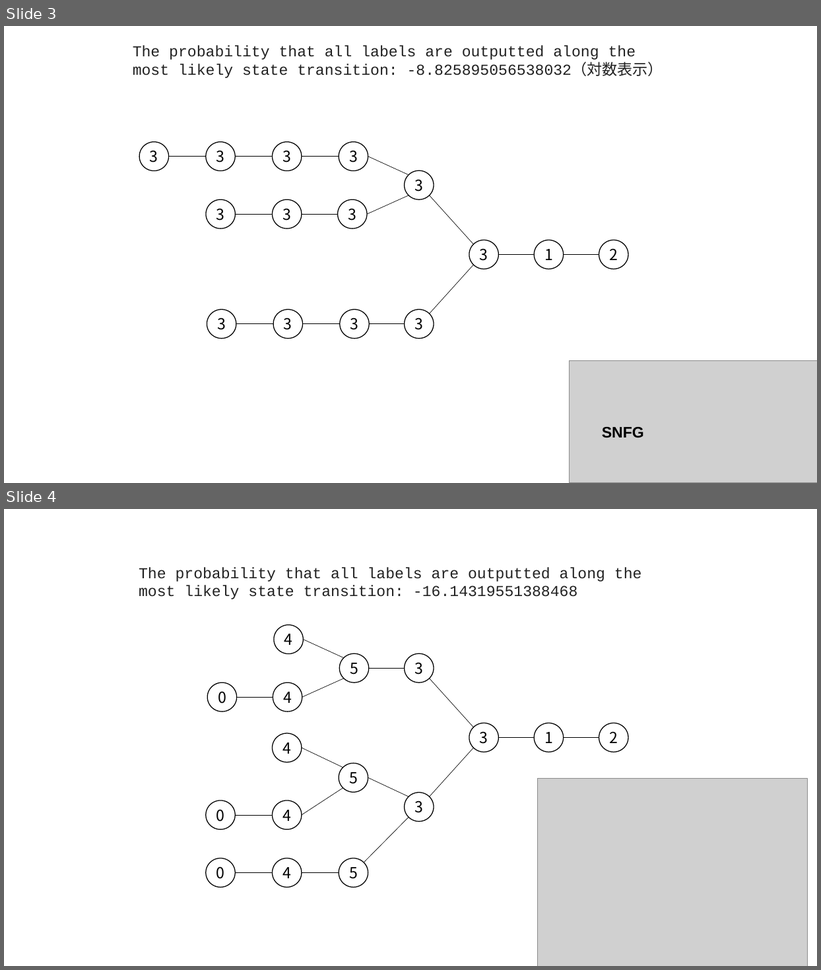
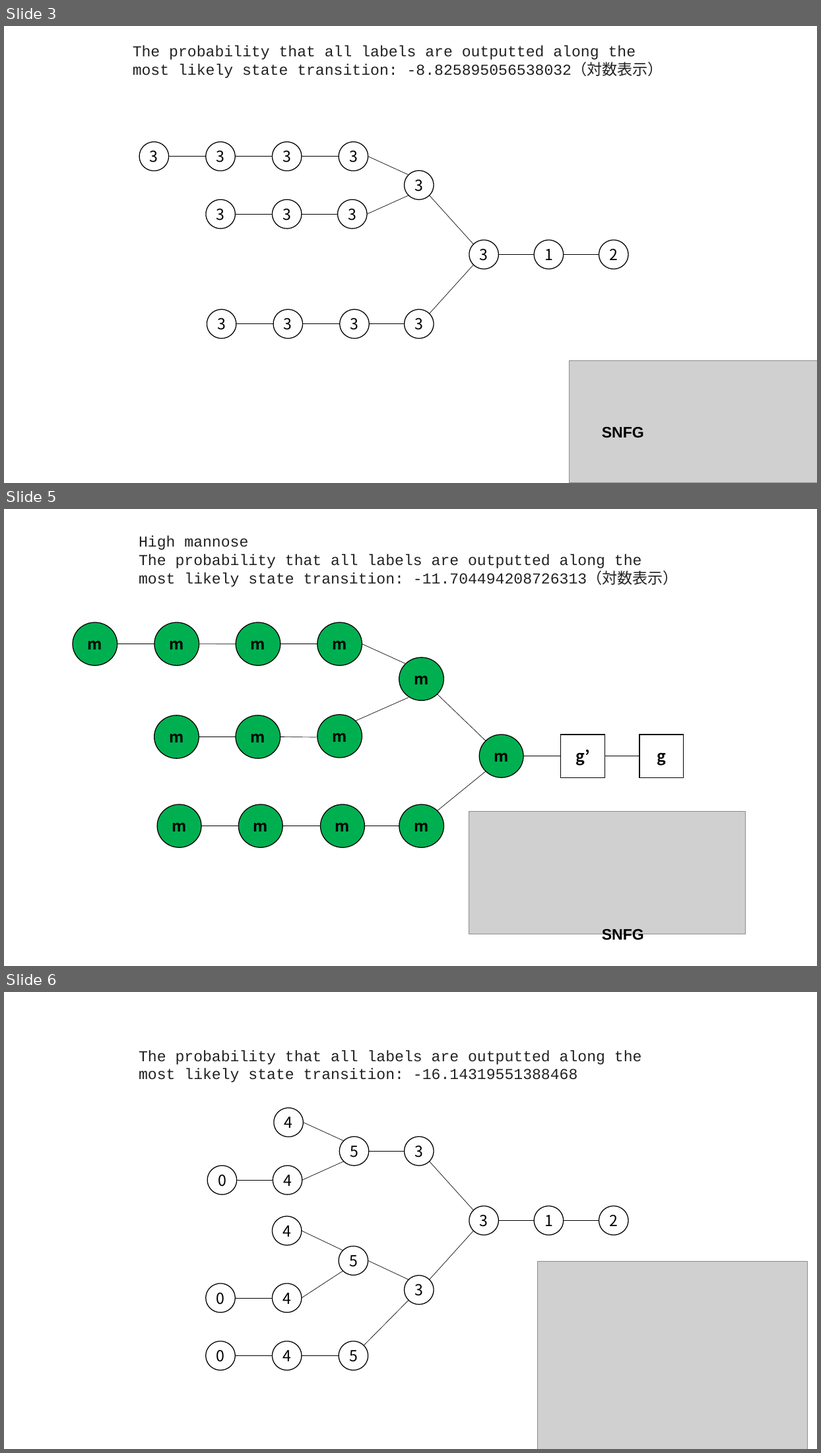
Before and after one commit to Kento-T-JP/OTMM_glycan, a slide deck: otmm_decimal/result_colab/result_existing_5195_1.0_6_59_ColabFree/result_existing_5195_1.0_6_59_parsing.pptx. Shown one above the other, each under a label of ours: slides 3 and 4 before the commit, slides 3, 5 and 6 after it; the slides between them are not shown. The pictures are 821x970 and 821x1453 pixels, drawn with LibreOffice and Linux fonts; fonts in the diff are those of the drawing; grey boxes stand for pictures. Boxes give left, top, right and bottom in pixels: in the first picture for what was removed or moved away, otherwise in the second. Text is boxed around its words. In the diff, an @@ line names an element or a change of style, - is before the commit and + after.

```diff
--- a/otmm_decimal/result_colab/result_existing_5195_1.0_6_59_ColabFree/result_existing_5195_1.0_6_59_parsing.pptx
+++ b/otmm_decimal/result_colab/result_existing_5195_1.0_6_59_ColabFree/result_existing_5195_1.0_6_59_parsing.pptx
@@ slide 5 added at bbox=[4, 509, 817, 966], background #FFFFFF @@
@@ text added at bbox=[139, 535, 679, 587], 18 pt, text #212121 @@
+High mannose
+The probability that all labels are outputted along the most likely state transition: -11.704494208726313（対数表示）
@@ ellipse added at bbox=[73, 623, 118, 666], fill #00B050, outline #000000 1 pt, 18 pt, text #000000, bold @@
+m
@@ ellipse added at bbox=[154, 623, 199, 666], fill #00B050, outline #000000 1 pt, 18 pt, text #000000, bold @@
+m
@@ ellipse added at bbox=[236, 623, 281, 666], fill #00B050, outline #000000 1 pt, 18 pt, text #000000, bold @@
+m
@@ ellipse added at bbox=[318, 623, 362, 666], fill #00B050, outline #000000 1 pt, 18 pt, text #000000, bold @@
+m
@@ line added from (118, 644) to (154, 644), #000000 0.5 pt @@
@@ line added from (199, 644) to (236, 644), #000000 0.5 pt @@
@@ line added from (281, 644) to (318, 644), #000000 0.5 pt @@
@@ line added from (362, 644) to (406, 664), #000000 0.5 pt @@
@@ ellipse added at bbox=[399, 658, 444, 701], fill #00B050, outline #000000 1 pt, 18 pt, text #000000, bold @@
+m
@@ line added from (355, 722) to (409, 698), #000000 0.5 pt @@
@@ line added from (438, 694) to (486, 741), #000000 0.5 pt @@
@@ ellipse added at bbox=[154, 716, 199, 759], fill #00B050, outline #000000 1 pt, 18 pt, text #000000, bold @@
+m
@@ ellipse added at bbox=[236, 716, 281, 759], fill #00B050, outline #000000 1 pt, 18 pt, text #000000, bold @@
+m
@@ ellipse added at bbox=[318, 714, 362, 758], fill #00B050, outline #000000 1 pt, 18 pt, text #000000, bold @@
+m
@@ line added from (199, 737) to (236, 737), #000000 0.5 pt @@
@@ line added from (281, 737) to (316, 738), #000000 0.5 pt @@
@@ ellipse added at bbox=[479, 735, 523, 778], fill #00B050, outline #000000 1 pt, 18 pt, text #000000, bold @@
+m
@@ rectangle added at bbox=[561, 735, 605, 778], outline #000000 1 pt, 18 pt, text #000000, bold @@
+g’
@@ rectangle added at bbox=[640, 735, 684, 778], outline #000000 1 pt, 18 pt, text #000000, bold @@
+g
@@ line added from (523, 756) to (561, 756), #000000 0.5 pt @@
@@ line added from (605, 756) to (640, 756), #000000 0.5 pt @@
@@ line added from (438, 811) to (486, 771), #000000 0.5 pt @@
@@ ellipse added at bbox=[157, 805, 201, 848], fill #00B050, outline #000000 1 pt, 18 pt, text #000000, bold @@
+m
@@ ellipse added at bbox=[239, 805, 283, 848], fill #00B050, outline #000000 1 pt, 18 pt, text #000000, bold @@
+m
@@ ellipse added at bbox=[321, 805, 364, 848], fill #00B050, outline #000000 1 pt, 18 pt, text #000000, bold @@
+m
@@ ellipse added at bbox=[399, 805, 444, 848], fill #00B050, outline #000000 1 pt, 18 pt, text #000000, bold @@
+m
@@ picture added at bbox=[469, 811, 746, 934] @@
@@ line added from (201, 826) to (239, 826), #000000 0.5 pt @@
@@ line added from (283, 826) to (321, 826), #000000 0.5 pt @@
@@ line added from (364, 826) to (399, 826), #000000 0.5 pt @@
@@ text added at bbox=[602, 929, 644, 943], 18 pt, text #000000, bold @@
+SNFG
@@ what was slide 4 is now slide 6 @@
```
Also in this commit, not shown: 1 slide changed, 1 other slide added, 11 other files.
